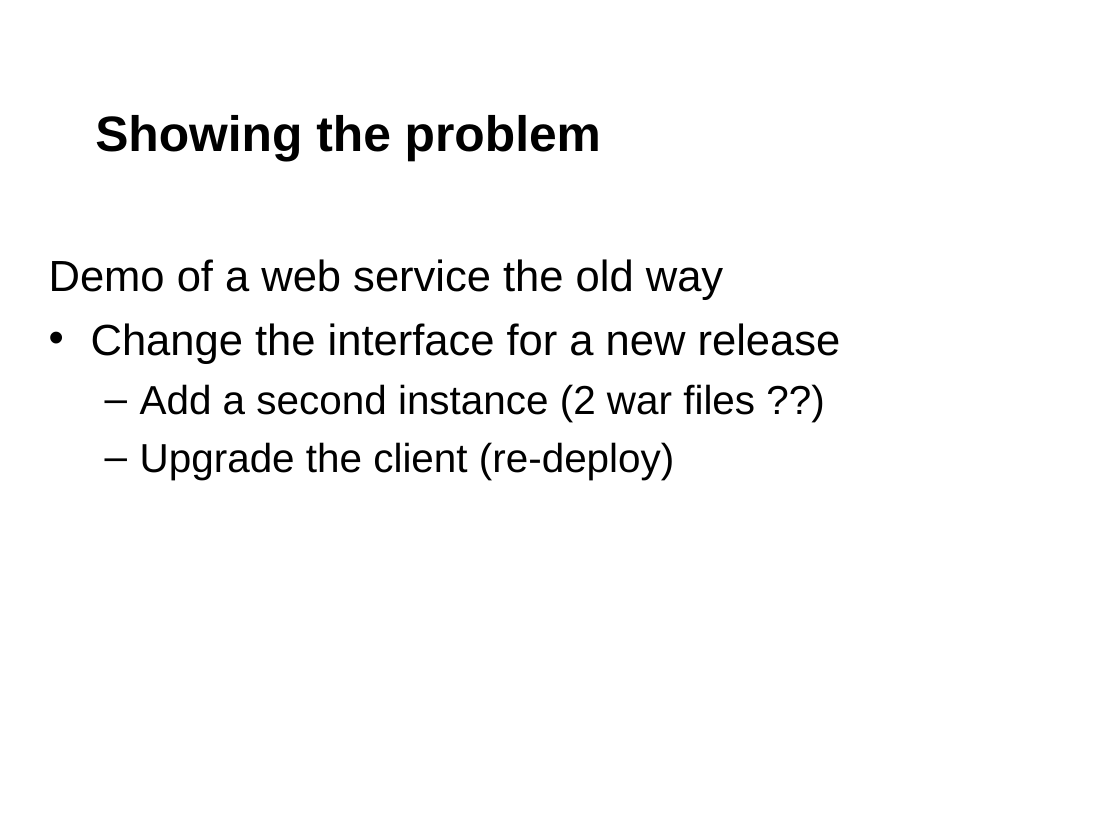
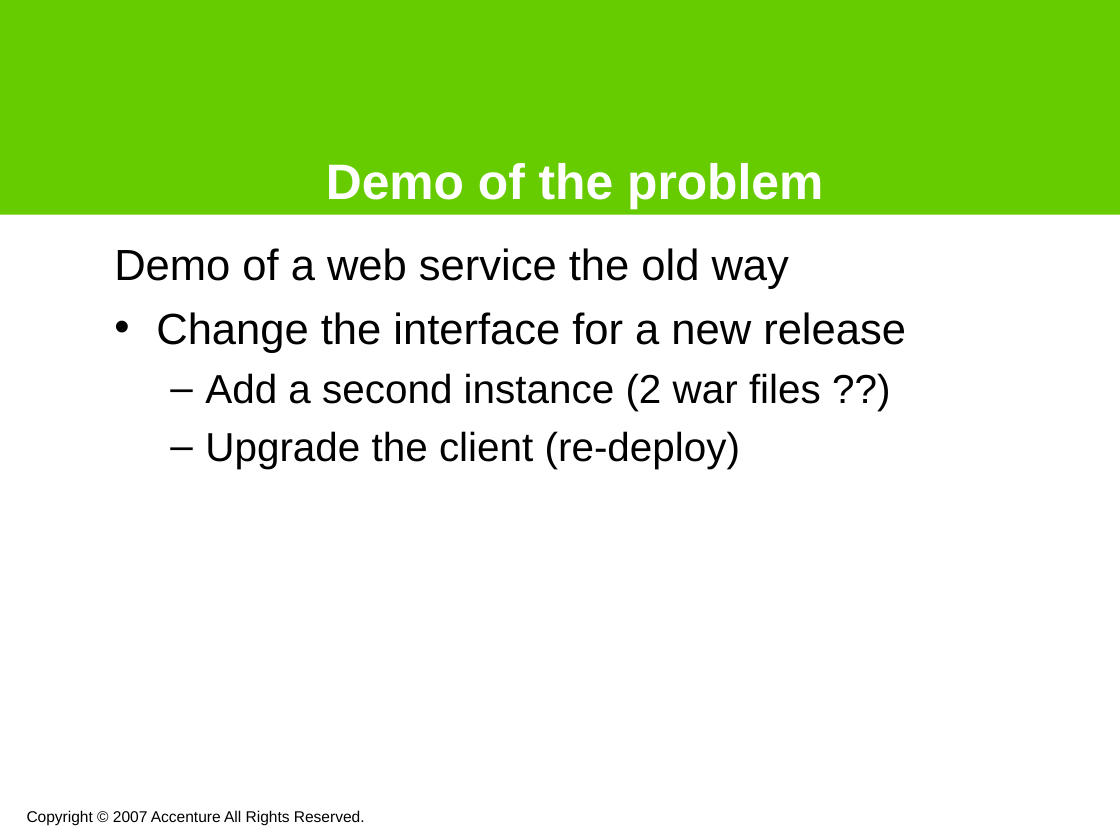
Before and after one commit to noushadali/osgi-samples, a slide deck: slide 3 of congress-registration/documentation/Webservice versioning using osgi.ppt. Drawn at 1120x840 pixels with LibreOffice and Linux fonts; fonts in the diff are those of the drawing; background and template pictures are left out. Boxes give left, top, right and bottom in pixels: in the first picture for what was removed or moved away, otherwise in the second. Text is boxed around its words. In the diff, an @@ line names an element or a change of style, - is before the commit and + after.

```diff
--- a/congress-registration/documentation/Webservice versioning using osgi.ppt
+++ b/congress-registration/documentation/Webservice versioning using osgi.ppt
@@ rectangle added at (0,0,1120,215), fill #66CC00 @@
@@ title at (326,163,823,210): text changed; text colour #000000 to #FFFFFF @@
-Showing the problem
+Demo of the problem
@@ text "Demo of a web service ...": place and size @@
-text "Demo of a web service ..." at (49,259,841,480)
+text "Demo of a web service ..." at (114,248,906,469)
@@ text added at (27,810,365,825), 10 pt, text #000000 @@
+Copyright © 2007 Accenture All Rights Reserved.
```
Also in this commit, not shown: 13 other slides changed, 2 slides added, 1 slide removed.
